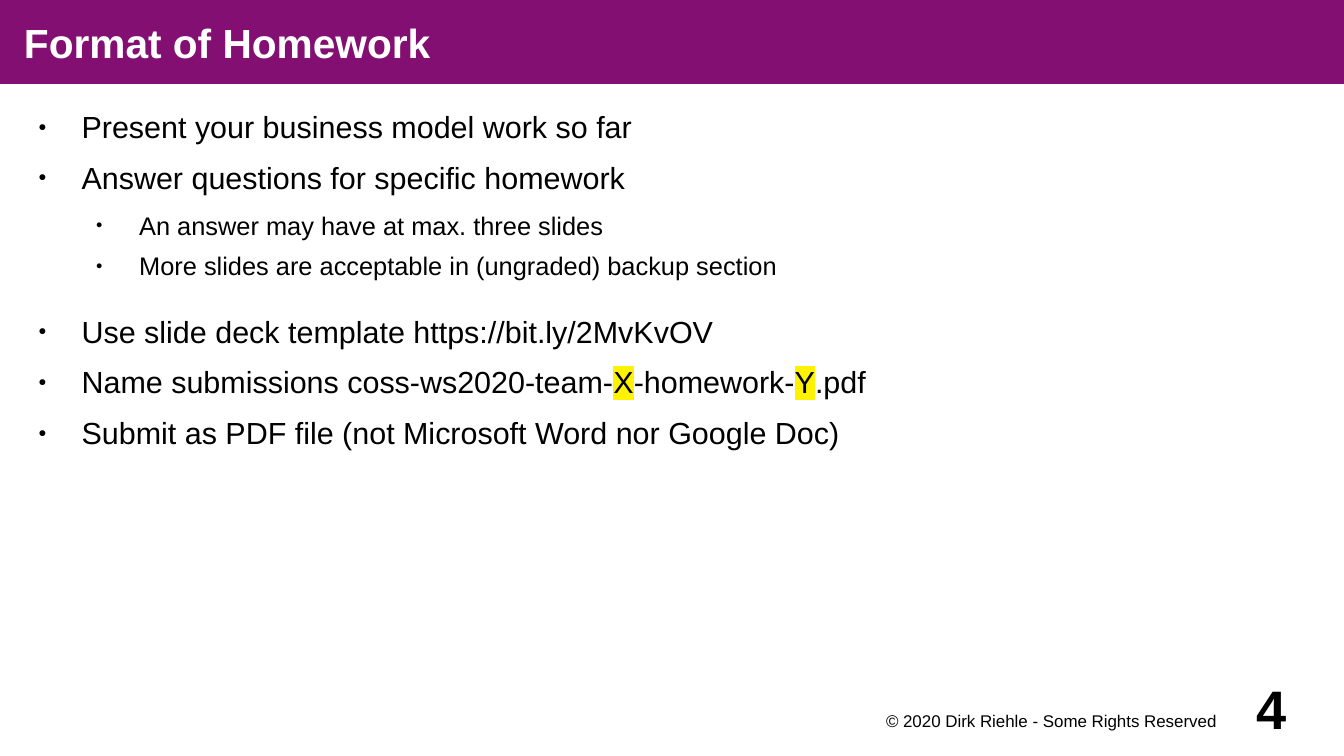
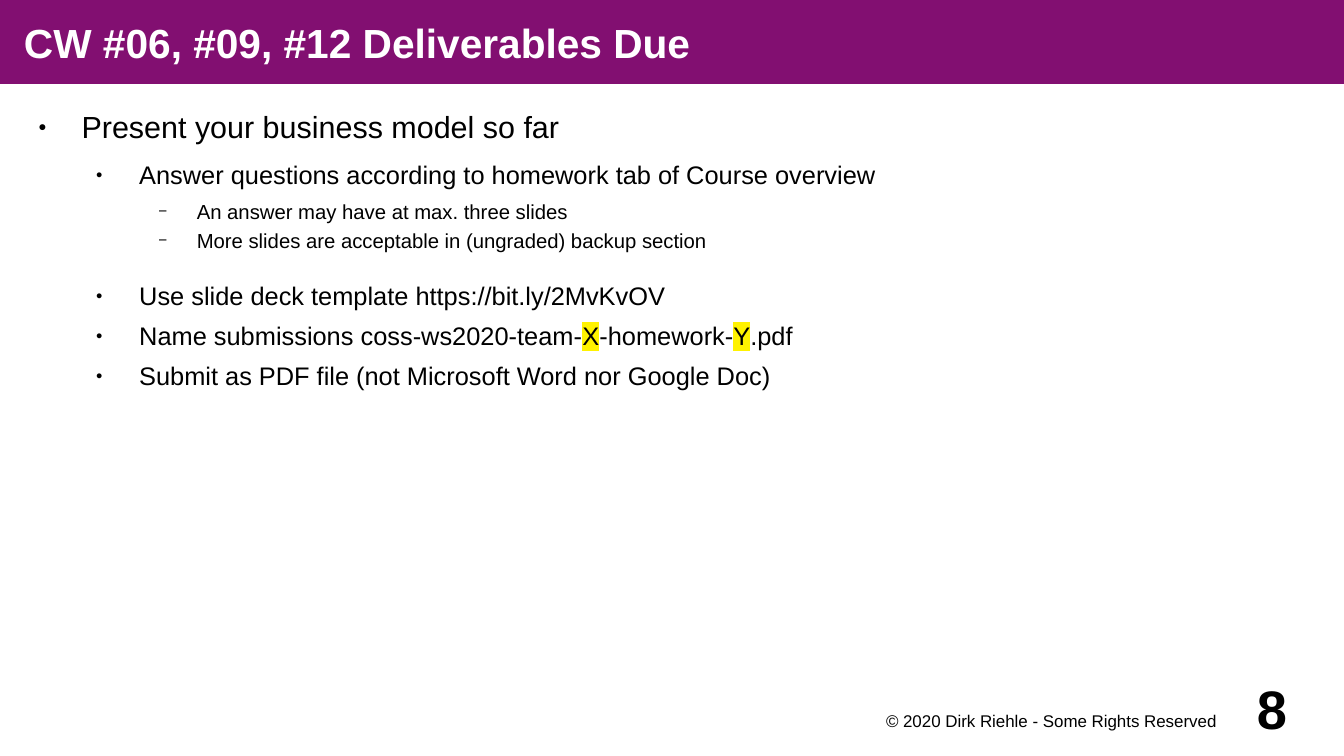
Before and after one commit to dirkriehle/coss-course, a slide deck: slide 8 of Lecture slides/A02 - Course Schedule.odp (slide 4 before the commit). Drawn at 1344x756 pixels with LibreOffice and Linux fonts; fonts in the diff are those of the drawing. Boxes give left, top, right and bottom in pixels: in the first picture for what was removed or moved away, otherwise in the second. Text is boxed around its words. In the diff, an @@ line names an element or a change of style, - is before the commit and + after.

```diff
--- a/Lecture slides/A02 - Course Schedule.odp
+++ b/Lecture slides/A02 - Course Schedule.odp
@@ title at box(24, 28, 690, 65): text changed @@
-Format of Homework
+CW #06, #09, #12 Deliverables Due
@@ text at box(82, 116, 875, 189): text changed; size 18 to 15 pt @@
-● Present your business model work so far
-● Answer questions for specific homework
+● Present your business model so far
+  ● Answer questions according to homework tab of Course overview
@@ text at box(139, 204, 793, 391): size 15 to 12 pt in "An answer may have at max. three ...", "More slides are acceptable in (ungraded) backup ..."; size 18 to 15 pt in "Use slide deck template https://bit.ly/2MvKvOV", "Name submissions coss-ws2020-team-X-homework-Y.pdf", "Submit as PDF file (not Microsoft Word ..."; bullet ● to −; list level 2 to 3 in "An answer may have at ..."; list level 2 to 3 in "More slides are acceptable in ..."; list level 1 to 2 in "Use slide deck template https://bit.ly/2MvKvOV"; list level 1 to 2 in "Name submissions coss-ws2020-team-X-homework-Y.pdf"; list level 1 to 2 in "Submit as PDF file (not ..." @@
@@ page number at box(1257, 691, 1287, 730): text changed @@
-4
+8
```
Also in this commit, not shown: 2 other slides changed, 1 other file.
